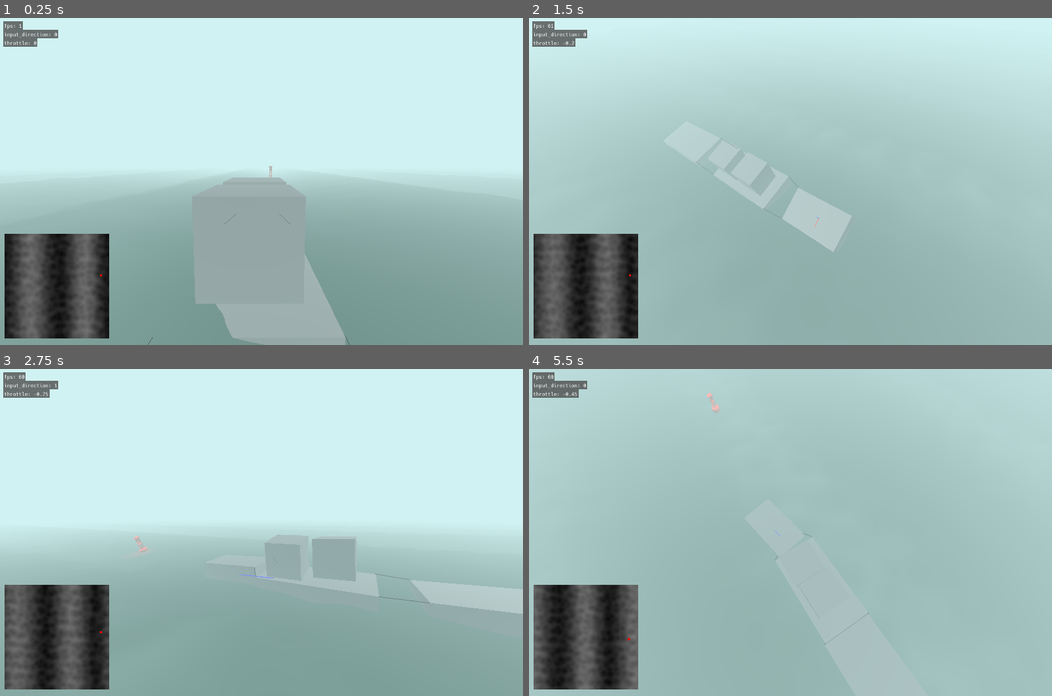
Above: before the commit, frames 1-4 (two rows, left to right).
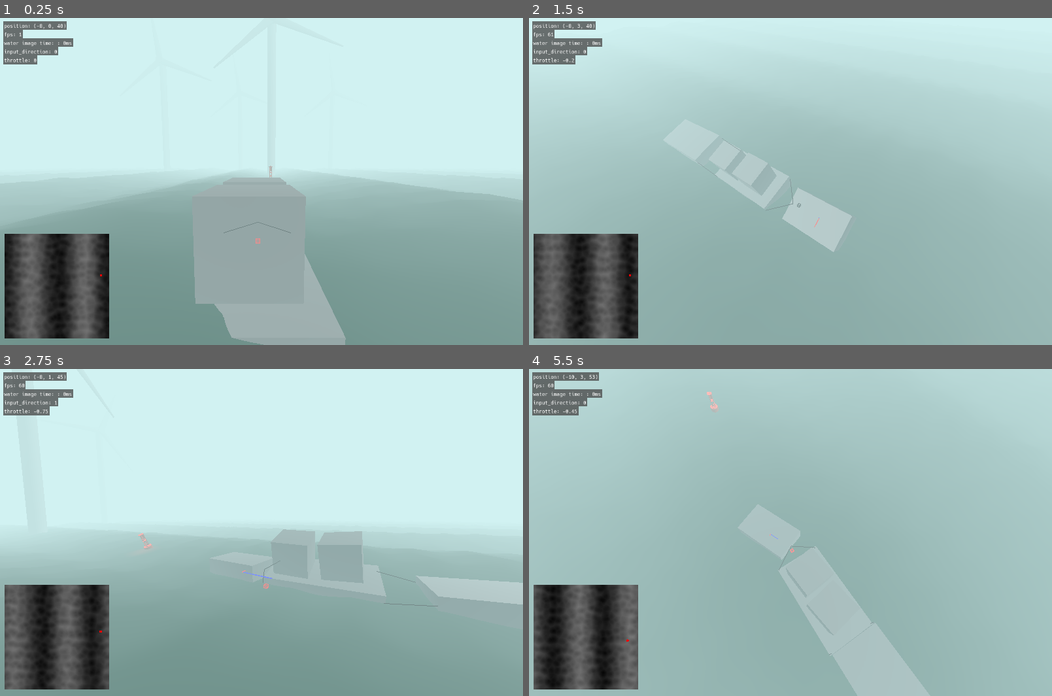
Above: after the commit, the same moments.

Repository: anthonyec/230904_godot_boat_game
Game: Godot game, scene res://main.tscn
Two runs of this game, one before a commit and one after it. Both use one fixed random seed, a clock stepped at 60 frames per second and the inputs below.
Inputs (mouse positions are in pixels of both pictures, inside the frame that each line leads up to):
- Up to frame 1 (0.25 s): no input
- Up to frame 2 (1.5 s): tap Enter (ui_accept) at 0.5, 0.77 s; move the mouse to (905, 165) at 0.52 s; hold D (turn_right) 0.53-1.28 s; move the mouse to (685, 197) at 1.27 s; hold Down (throttle_down) from 1.28 s (still down)
- Up to frame 3 (2.75 s): tap Enter (ui_accept) at 1.52 s; move the mouse to (313, 460) at 2.02 s; release Down (throttle_down) at 2.03 s; hold D (turn_right) from 2.03 s (still down)
- Up to frame 4 (5.5 s): move the mouse to (764, 597) at 2.77 s; release D (turn_right) at 2.78 s; hold Up (throttle_up) 2.78-3.53 s; tap Enter (ui_accept) at 3.02, 3.77, 4.52 s; move the mouse to (947, 581) at 3.52 s; hold A (turn_left) 3.53-5.03 s; move the mouse to (633, 483) at 4.27 s; move the mouse to (816, 532) at 5.02 s; hold Down (throttle_down) from 5.03 s (still down)

The runs differ from the first frame. In frame 1, 1.1% of the frame differs, in the area x 0-67%, y 1-100%; in frame 2, 1.2%; in frame 3, 2.6%, in the area x 0-100%, y 1-81%; in frame 4, 2.1%.

Commit message:
Add wind turbine for fun

Diff:
--- a/debug.gd
+++ b/debug.gd
@@ -2,15 +2,19 @@
 extends Object
 
 enum Flag {
+	FPS,
 	ROPE,
 	PLAYER_CONTROLS,
 	OCEAN_PLANES,
-	WATER_HEIGHT
+	WATER_HEIGHT,
+	WATER_RENDER_TIME
 }
 
 static var flags: Array[Flag] = [
+	Flag.FPS,
 	Flag.ROPE,
-	Flag.PLAYER_CONTROLS
+	Flag.PLAYER_CONTROLS,
+	Flag.WATER_RENDER_TIME
 ]
 
 static func is_flag_enabled(flag: Flag) -> bool:
--- a/entities/debug/debug.gd
+++ b/entities/debug/debug.gd
@@ -1,5 +1,5 @@
 extends Node
 
 func _process(_delta: float) -> void:
-	DebugDraw.set_text("fps", str(Engine.get_frames_per_second()))
-	pass
+	if Debug.is_flag_enabled(Debug.Flag.FPS):
+		DebugDraw.set_text("fps", str(Engine.get_frames_per_second()))
--- a/entities/ocean/ocean.gd
+++ b/entities/ocean/ocean.gd
@@ -67,7 +67,7 @@
 	wave_offset_3 += wave_direction_3 * 0.01 * delta
 
 func update_simulation_image() -> void:
-	if Debug.is_flag_enabled(Debug.Flag.OCEAN_PLANES):
+	if Debug.is_flag_enabled(Debug.Flag.WATER_RENDER_TIME):
 		DebugDraw.set_text("water image time: ", str(time_to_render_image) + "ms")
 
 	# Update texture image cache.
--- a/entities/ocean/plane.tres
+++ b/entities/ocean/plane.tres
@@ -104,30 +104,17 @@
 }
 
 void fragment() {
-	vec4 n_out8p0;
-// Texture2D:8
-	n_out8p0 = texture(Simulation, UV);
-
-
-// VectorOp:6
-	vec3 n_in6p1 = vec3(2.00000, 2.00000, 2.00000);
-	vec3 n_out6p0 = pow(vec3(n_out8p0.xyz), n_in6p1);
-
-
 // ColorParameter:3
 	vec4 n_out3p0 = ColorParameter;
 
 
-// ColorOp:5
-	vec3 n_out5p0 = vec3(1.0) - (vec3(1.0) - n_out6p0) * (vec3(1.0) - vec3(n_out3p0.xyz));
-
-
 // Output:0
-	ALBEDO = n_out5p0;
+	ALBEDO = vec3(n_out3p0.xyz);
 
 
 }
 "
+graph_offset = Vector2(-326.4, 39.36)
 varyings/simulation = "0,4"
 nodes/vertex/0/position = Vector2(760, -40)
 nodes/vertex/2/node = SubResource("VisualShaderNodeTexture2DParameter_ex0bm")
@@ -159,4 +146,4 @@
 nodes/fragment/7/position = Vector2(-1000, -280)
 nodes/fragment/8/node = SubResource("VisualShaderNodeTexture_ibe7a")
 nodes/fragment/8/position = Vector2(-480, -420)
-nodes/fragment/connections = PackedInt32Array(3, 0, 5, 1, 6, 0, 5, 0, 7, 0, 8, 2, 5, 0, 0, 0, 8, 0, 6, 0)
+nodes/fragment/connections = PackedInt32Array(6, 0, 5, 0, 7, 0, 8, 2, 8, 0, 6, 0, 3, 0, 0, 0)
--- a/entities/player/player_controls.gd
+++ b/entities/player/player_controls.gd
@@ -1,6 +1,7 @@
 extends Node3D
 
-var water_height: float = 0
+@export var engine_marker: Marker3D
+
 var max_engine_power: float = 1000
 var max_rudder_rotation: float = deg_to_rad(60)
 var rudder_rotation_speed: float = 3
@@ -48,8 +49,19 @@
 
 	var turn_percent = clamp(abs(heading_velocity) / 5, 0, 1)
 
-	DebugDraw.draw_ray_3d(global_position, forward, heading_velocity, Color.BLUE)
-	DebugDraw.draw_ray_3d(global_position, right, side_velocity, Color.RED)
+	var is_engined_submerged = engine_marker.global_position.y < get_parent().water.get_height(engine_marker.global_position)
 
-	player.apply_central_force(forward * max_engine_power * throttle)
-	player.apply_torque(up * max_engine_power * -input_direction * turn_percent)
+	if is_engined_submerged:
+		player.apply_central_force(forward * max_engine_power * throttle)
+		player.apply_torque(up * max_engine_power * -input_direction * turn_percent)
+
+	if Debug.is_flag_enabled(Debug.Flag.PLAYER_CONTROLS):
+		DebugDraw.set_text("position", global_position.round())
+
+		if is_engined_submerged:
+			DebugDraw.draw_cube(engine_marker.global_position, 0.5, Color.RED)
+		else:
+			DebugDraw.draw_cube(engine_marker.global_position, 0.5, Color.BLACK)
+
+		DebugDraw.draw_ray_3d(global_position, forward, heading_velocity, Color.BLUE)
+		DebugDraw.draw_ray_3d(global_position, right, side_velocity, Color.RED)
--- a/main.tscn
+++ b/main.tscn
@@ -13,6 +13,7 @@
 [ext_resource type="Script" path="res://rope.gd" id="11_far31"]
 [ext_resource type="PackedScene" uid="uid://cu8kgbo5oalxy" path="res://entities/buoy/buoy.tscn" id="12_43pcp"]
 [ext_resource type="Shader" uid="uid://8p8nrs0opqkg" path="res://fog_particle.tres" id="13_5ieym"]
+[ext_resource type="PackedScene" uid="uid://jncyhw3e5i20" path="res://wind_turbine.tscn" id="14_k7g24"]
 
 [sub_resource type="Environment" id="Environment_h648m"]
 background_mode = 1
@@ -21,7 +22,6 @@
 fog_light_color = Color(0.819608, 0.94902, 0.94902, 1)
 fog_density = 0.012
 fog_height = 2.13163e-14
-volumetric_fog_density = 0.2
 
 [sub_resource type="SphereMesh" id="SphereMesh_hylnw"]
 radius = 0.2
@@ -70,7 +70,7 @@
 
 [node name="Ocean" parent="." instance=ExtResource("1_hxmui")]
 wave_direction_1 = Vector2(-1, -1)
-wave_direction_3 = Vector2(5, 2.08165e-12)
+wave_direction_3 = Vector2(6, 2.08165e-12)
 wave_height_2 = 2.08165e-12
 
 [node name="DebugCam" parent="." instance=ExtResource("1_onxbc")]
@@ -92,8 +92,9 @@
 script = ExtResource("4_wqy3j")
 float_force = 50.0
 
-[node name="CameraTarget" type="Marker3D" parent="Player"]
-transform = Transform3D(1, 0, 0, 0, 1, 0, 0, 0, 1, 0, 2.34955, 5.0515)
+[node name="PlayerControls" type="Node3D" parent="Player" node_paths=PackedStringArray("engine_marker")]
+script = ExtResource("5_dt4r7")
+engine_marker = NodePath("../EnginePosition")
 
 [node name="DebugWater" type="Node3D" parent="Player" node_paths=PackedStringArray("water")]
 script = ExtResource("3_uju2q")
@@ -115,15 +116,18 @@
 offset_bottom = 784.0
 script = ExtResource("4_avsgn")
 
-[node name="PlayerControls" type="Node3D" parent="Player"]
-script = ExtResource("5_dt4r7")
+[node name="CameraTarget" type="Marker3D" parent="Player"]
+transform = Transform3D(1, 0, 0, 0, 1, 0, 0, 0, 1, 0, 2.34955, 5.0515)
+
+[node name="EnginePosition" type="Marker3D" parent="Player"]
+transform = Transform3D(1, 0, 0, 0, 1, 0, 0, 0, 1, 0, -1.5, 5.051)
 
 [node name="AttachmentPointBL2" type="Marker3D" parent="Player"]
-transform = Transform3D(1, 0, 0, 0, 1, 0, 0, 0, 1, -3, 2.5, 5)
+transform = Transform3D(1, 0, 0, 0, 1, 0, 0, 0, 1, 2.08165e-12, 1.25, 5)
 gizmo_extents = 1.0
 
 [node name="AttachmentPointBR2" type="Marker3D" parent="Player"]
-transform = Transform3D(1, 0, 0, 0, 1, 0, 0, 0, 1, 3, 2.5, 5)
+transform = Transform3D(1, 0, 0, 0, 1, 0, 0, 0, 1, 2.08165e-12, 1.25, 5)
 gizmo_extents = 1.0
 
 [node name="BuoyancyProbeFL" type="Node3D" parent="Player"]
@@ -180,24 +184,24 @@
 
 [node name="Bardge" type="RigidBody3D" parent="."]
 transform = Transform3D(1, 0, 0, 0, 1, 0, 0, 0, 1, -7.78885, 0.70556, 56.6924)
-mass = 50.0
+mass = 25.0
 script = ExtResource("4_wqy3j")
-float_force = 50.0
+float_force = 35.0
 
 [node name="AttachmentPointFL" type="Marker3D" parent="Bardge"]
-transform = Transform3D(1, 0, 0, 0, 1, 0, 0, 0, 1, -4, 1.5, -7.5)
+transform = Transform3D(1, 0, 0, 0, 1, 0, 0, 0, 1, -4, 0.55, -7.5)
 gizmo_extents = 1.0
 
 [node name="AttachmentPointFR" type="Marker3D" parent="Bardge"]
-transform = Transform3D(1, 0, 0, 0, 1, 0, 0, 0, 1, 4, 1.5, -7.5)
+transform = Transform3D(1, 0, 0, 0, 1, 0, 0, 0, 1, 4, 0.55, -7.5)
 gizmo_extents = 1.0
 
 [node name="AttachmentPointBL" type="Marker3D" parent="Bardge"]
-transform = Transform3D(1, 0, 0, 0, 1, 0, 0, 0, 1, -4, 1.5, 7.5)
+transform = Transform3D(1, 0, 0, 0, 1, 0, 0, 0, 1, -4, 0.55, 7.5)
 gizmo_extents = 1.0
 
 [node name="AttachmentPointBR" type="Marker3D" parent="Bardge"]
-transform = Transform3D(1, 0, 0, 0, 1, 0, 0, 0, 1, 4, 1.5, 7.5)
+transform = Transform3D(1, 0, 0, 0, 1, 0, 0, 0, 1, 4, 0.55, 7.5)
 gizmo_extents = 1.0
 
 [node name="BuoyancyProbeFL" type="Node3D" parent="Bardge"]
@@ -356,24 +360,24 @@
 
 [node name="Bardge2" type="RigidBody3D" parent="."]
 transform = Transform3D(1, 0, 0, 0, 1, 0, 0, 0, 1, -7.78885, 0.70556, 77.1958)
-mass = 50.0
+mass = 25.0
 script = ExtResource("4_wqy3j")
-float_force = 50.0
+float_force = 35.0
 
 [node name="AttachmentPointFL" type="Marker3D" parent="Bardge2"]
-transform = Transform3D(1, 0, 0, 0, 1, 0, 0, 0, 1, -4, 1.5, -7.5)
+transform = Transform3D(1, 0, 0, 0, 1, 0, 0, 0, 1, -4, 0.55, -7.5)
 gizmo_extents = 1.0
 
 [node name="AttachmentPointFR" type="Marker3D" parent="Bardge2"]
-transform = Transform3D(1, 0, 0, 0, 1, 0, 0, 0, 1, 4, 1.5, -7.5)
+transform = Transform3D(1, 0, 0, 0, 1, 0, 0, 0, 1, 4, 0.55, -7.5)
 gizmo_extents = 1.0
 
 [node name="AttachmentPointBL" type="Marker3D" parent="Bardge2"]
-transform = Transform3D(1, 0, 0, 0, 1, 0, 0, 0, 1, -4, 1.5, 7.5)
+transform = Transform3D(1, 0, 0, 0, 1, 0, 0, 0, 1, -4, 0.55, 7.5)
 gizmo_extents = 1.0
 
 [node name="AttachmentPointBR" type="Marker3D" parent="Bardge2"]
-transform = Transform3D(1, 0, 0, 0, 1, 0, 0, 0, 1, 4, 1.5, 7.5)
+transform = Transform3D(1, 0, 0, 0, 1, 0, 0, 0, 1, 4, 0.55, 7.5)
 gizmo_extents = 1.0
 
 [node name="BuoyancyProbeFL" type="Node3D" parent="Bardge2"]
@@ -432,3 +436,14 @@
 initial_velocity_max = 2.0
 scale_amount_min = 25.0
 scale_amount_max = 50.0
+
+[node name="WindTurbine" parent="." instance=ExtResource("14_k7g24")]
+
+[node name="WindTurbine2" parent="." instance=ExtResource("14_k7g24")]
+transform = Transform3D(1, 0, 0, 0, 1, 0, 0, 0, 1, -103.63, -1.39438, -127.673)
+
+[node name="WindTurbine3" parent="." instance=ExtResource("14_k7g24")]
+transform = Transform3D(1, 0, 0, 0, 1, 0, 0, 0, 1, 91.762, -1.39438, -209.788)
+
+[node name="WindTurbine4" parent="." instance=ExtResource("14_k7g24")]
+transform = Transform3D(1, 0, 0, 0, 1, 0, 0, 0, 1, -37.5112, -1.39438, -209.788)
--- /dev/null
+++ b/wind_turbine.tscn
@@ -0,0 +1,89 @@
+[gd_scene load_steps=7 format=3 uid="uid://jncyhw3e5i20"]
+
+[sub_resource type="Animation" id="Animation_jiiux"]
+resource_name = "blade_spin"
+length = 10.0
+loop_mode = 1
+tracks/0/type = "value"
+tracks/0/imported = false
+tracks/0/enabled = true
+tracks/0/path = NodePath("Propeller:rotation")
+tracks/0/interp = 1
+tracks/0/loop_wrap = true
+tracks/0/keys = {
+"times": PackedFloat32Array(0, 10),
+"transitions": PackedFloat32Array(1, 1),
+"update": 0,
+"values": [Vector3(0, 0, 0), Vector3(3.48787e-16, 3.48787e-16, 6.353)]
+}
+
+[sub_resource type="Animation" id="Animation_dp4s8"]
+length = 0.001
+tracks/0/type = "value"
+tracks/0/imported = false
+tracks/0/enabled = true
+tracks/0/path = NodePath("Propeller:rotation")
+tracks/0/interp = 1
+tracks/0/loop_wrap = true
+tracks/0/keys = {
+"times": PackedFloat32Array(0),
+"transitions": PackedFloat32Array(1),
+"update": 0,
+"values": [Vector3(0, 0, 0)]
+}
+
+[sub_resource type="AnimationLibrary" id="AnimationLibrary_ubevh"]
+_data = {
+"RESET": SubResource("Animation_dp4s8"),
+"blade_spin": SubResource("Animation_jiiux")
+}
+
+[sub_resource type="CylinderMesh" id="CylinderMesh_re2bo"]
+top_radius = 3.0
+height = 50.0
+
+[sub_resource type="CylinderMesh" id="CylinderMesh_ytiop"]
+top_radius = 3.0
+bottom_radius = 3.0
+height = 5.0
+
+[sub_resource type="CylinderMesh" id="CylinderMesh_8iqr3"]
+top_radius = 3.0
+bottom_radius = 3.0
+height = 112.0
+
+[node name="WindTurbine" type="Node3D"]
+transform = Transform3D(1, 0, 0, 0, 1, 0, 0, 0, 1, 0, -1.39438, -73.1224)
+
+[node name="AnimationPlayer" type="AnimationPlayer" parent="."]
+autoplay = "blade_spin"
+libraries = {
+"": SubResource("AnimationLibrary_ubevh")
+}
+
+[node name="Propeller" type="Node3D" parent="."]
+transform = Transform3D(0.654213, -0.75631, 4.70862e-17, 0.75631, 0.654213, -4.70862e-17, 4.80738e-18, 6.64162e-17, 1, 0, 109.082, 4.99541)
+
+[node name="MeshInstance3D" type="MeshInstance3D" parent="Propeller"]
+transform = Transform3D(0.5, -0.866025, 1.3551e-16, 0.866025, 0.5, -1.3551e-16, 1.27665e-16, 4.76452e-16, 0.388518, 23.0887, -13.618, 0)
+mesh = SubResource("CylinderMesh_re2bo")
+skeleton = NodePath("../../MeshInstance3D")
+
+[node name="MeshInstance3D2" type="MeshInstance3D" parent="Propeller"]
+transform = Transform3D(-1, 8.74228e-08, 1.3551e-16, -8.74228e-08, -1, -1.3551e-16, 3.48787e-16, -3.48787e-16, 0.388518, 2.08165e-12, 26.5751, 0)
+mesh = SubResource("CylinderMesh_re2bo")
+skeleton = NodePath("../../MeshInstance3D")
+
+[node name="MeshInstance3D3" type="MeshInstance3D" parent="Propeller"]
+transform = Transform3D(0.5, 0.866025, 1.3551e-16, -0.866025, 0.5, -1.3551e-16, -4.76452e-16, -1.27665e-16, 0.388518, -22.9909, -13.4264, 0)
+mesh = SubResource("CylinderMesh_re2bo")
+skeleton = NodePath("../../MeshInstance3D")
+
+[node name="MeshInstance3D4" type="MeshInstance3D" parent="Propeller"]
+transform = Transform3D(1, 0, -1.5246e-23, -1.5246e-23, -4.37114e-08, -1, 0, 1, -4.37114e-08, 0, 0, 0)
+mesh = SubResource("CylinderMesh_ytiop")
+
+[node name="MeshInstance3D" type="MeshInstance3D" parent="."]
+transform = Transform3D(1, 0, 0, 0, 1, 0, 0, 0, 1, 0, 55.1887, 0)
+mesh = SubResource("CylinderMesh_8iqr3")
+skeleton = NodePath("../..")
Not shown: 1 places in main.tscn that only renumber resources
